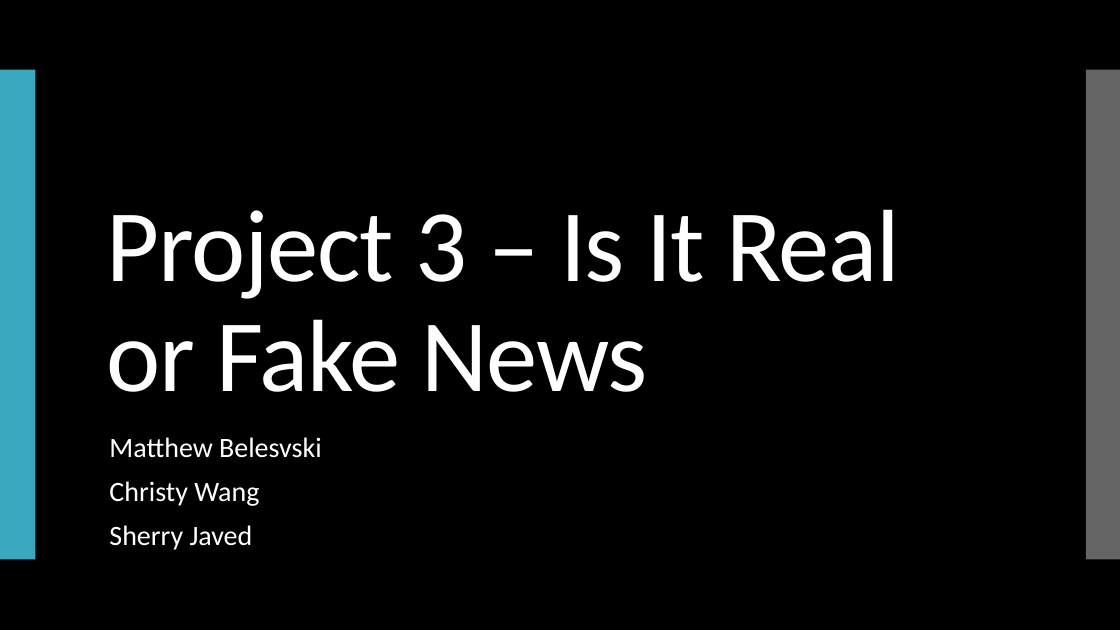
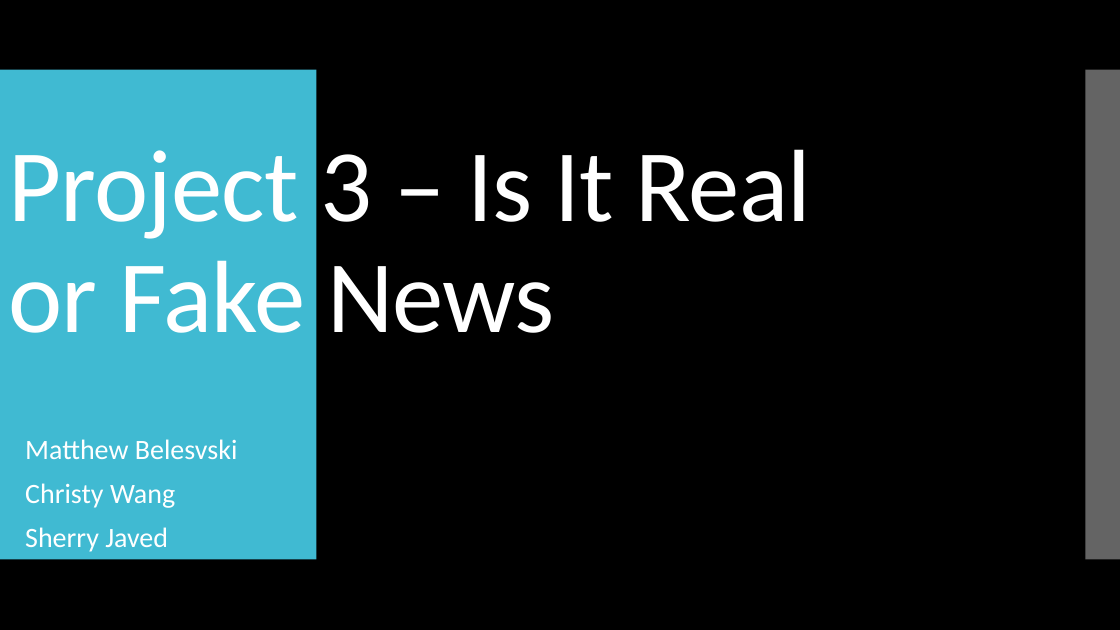
Before and after one commit to matthewbelevski/project-3, a slide deck: slide 1 of Project 3 - Final Presentation.pptx. Drawn at 1120x630 pixels with LibreOffice and Linux fonts; fonts in the diff are those of the drawing; background and template pictures are left out. Boxes give left, top, right and bottom in pixels: in the first picture for what was removed or moved away, otherwise in the second. Text is boxed around its words. In the diff, an @@ line names an element or a change of style, - is before the commit and + after.

```diff
--- a/Project 3 - Final Presentation.pptx
+++ b/Project 3 - Final Presentation.pptx
@@ rectangle removed at <box>0,0,1120,630</box> @@
@@ title "Project 3 – Is It ...": place and size @@
-title "Project 3 – Is It ..." at <box>107,209,900,392</box>
+title "Project 3 – Is It ..." at <box>8,149,812,333</box>
@@ title "Project 3 – Is It ..." at <box>8,149,812,333</box>: letter spacing -1 to -0.6 pt; vertical alignment bottom to middle @@
@@ rectangle: place and size @@
-rectangle at <box>0,70,840,560</box>
+rectangle at <box>0,70,317,560</box>
@@ rectangle removed at <box>0,70,35,560</box> @@
@@ rectangle: place and size @@
-rectangle at <box>852,70,1120,560</box>
+rectangle at <box>1086,70,1120,560</box>
@@ subtitle "Matthew Belesvski": place and size @@
-subtitle "Matthew Belesvski" at <box>109,437,322,550</box>
+subtitle "Matthew Belesvski" at <box>25,439,238,552</box>
@@ subtitle "Matthew Belesvski" at <box>25,439,238,552</box>: bullet none to •; vertical alignment top to middle @@
```
Also in this commit, not shown: 9 other slides changed, 2 slides added, 1 slide removed, 4 other files.
